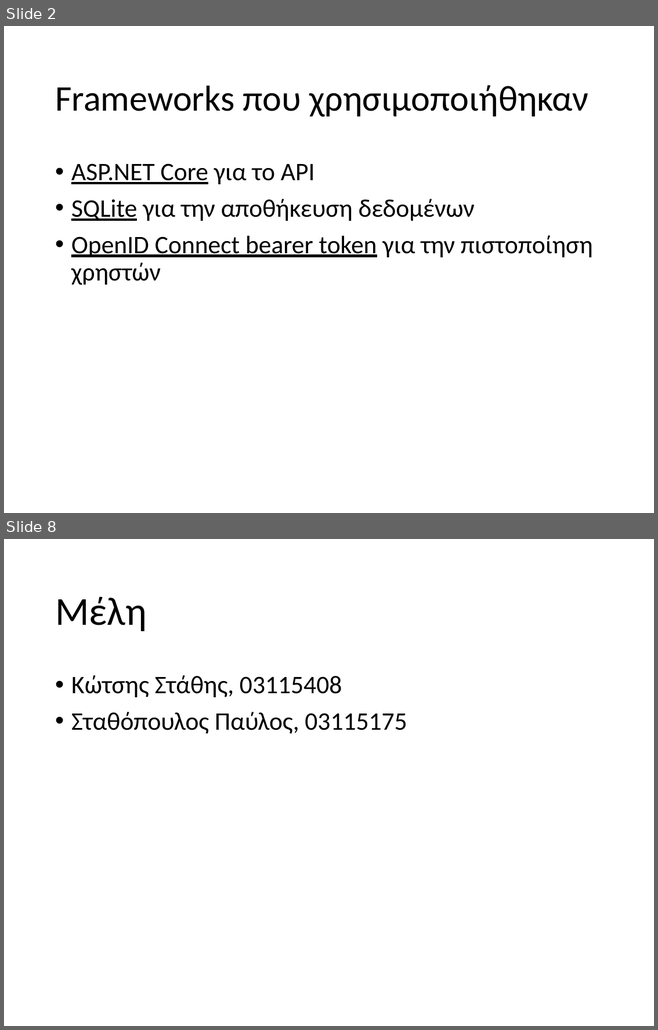
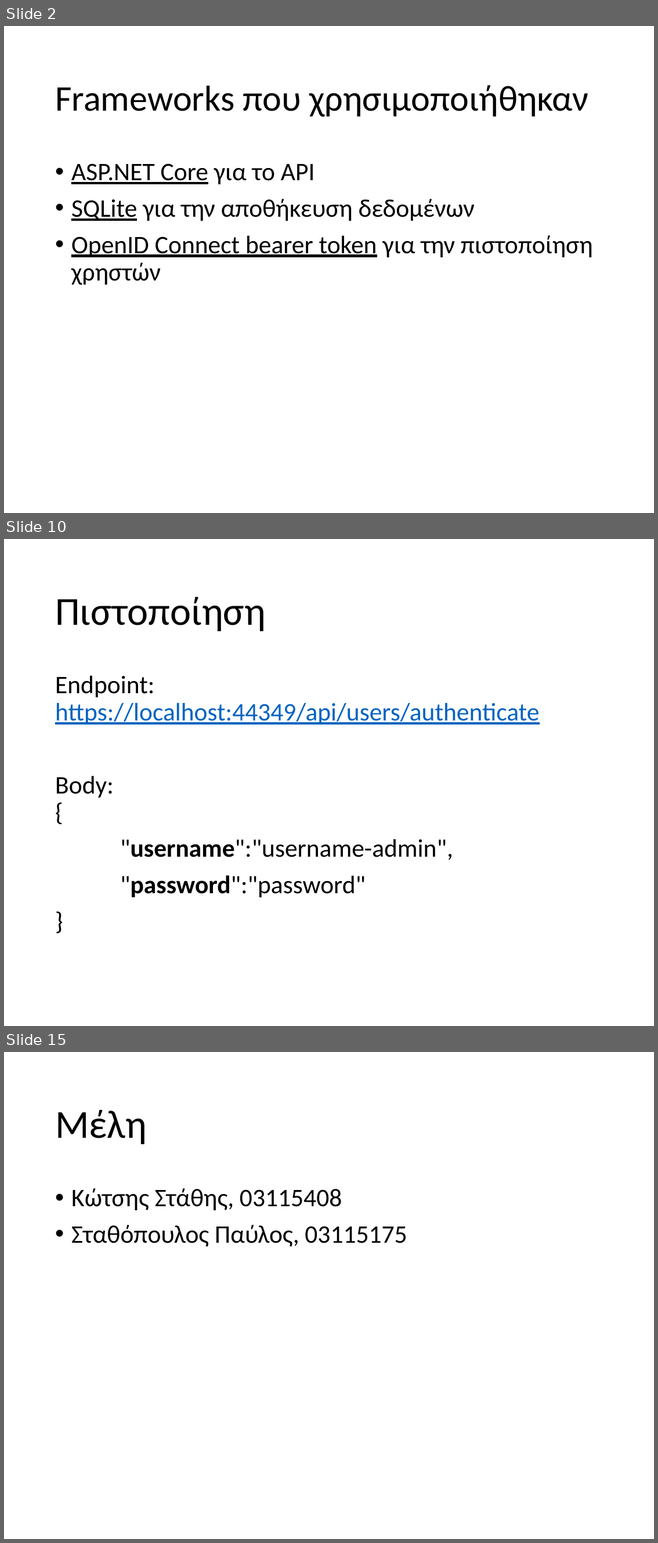
Before and after one commit to staks1/networkApi, a slide deck: Final.pptx. Shown one above the other, each under a label of ours: slides 2 and 8 before the commit, slides 2, 10 and 15 after it; the slides between them are not shown. The pictures are 658x1030 and 658x1543 pixels, drawn with LibreOffice and Linux fonts; fonts in the diff are those of the drawing. Boxes give left, top, right and bottom in pixels: in the first picture for what was removed or moved away, otherwise in the second. Text is boxed around its words. In the diff, an @@ line names an element or a change of style, - is before the commit and + after.

```diff
--- a/Final.pptx
+++ b/Final.pptx
@@ slide 10 added at box(4, 539, 654, 1026), background #FFFFFF @@
@@ title added at box(55, 596, 266, 631), 44 pt, text #000000 @@
+Πιστοποίηση
@@ text added at box(55, 675, 539, 897), 28 pt, text #000000 @@
+Endpoint: https://localhost:44349/api/users/authenticate
+Body:
+{
+"username":"username-admin",
+"password":"password"
+}
@@ what was slide 8 is now slide 15 @@
```
Also in this commit, not shown: 4 slides changed, 7 other slides added, 1 slide removed, 7 other files.
